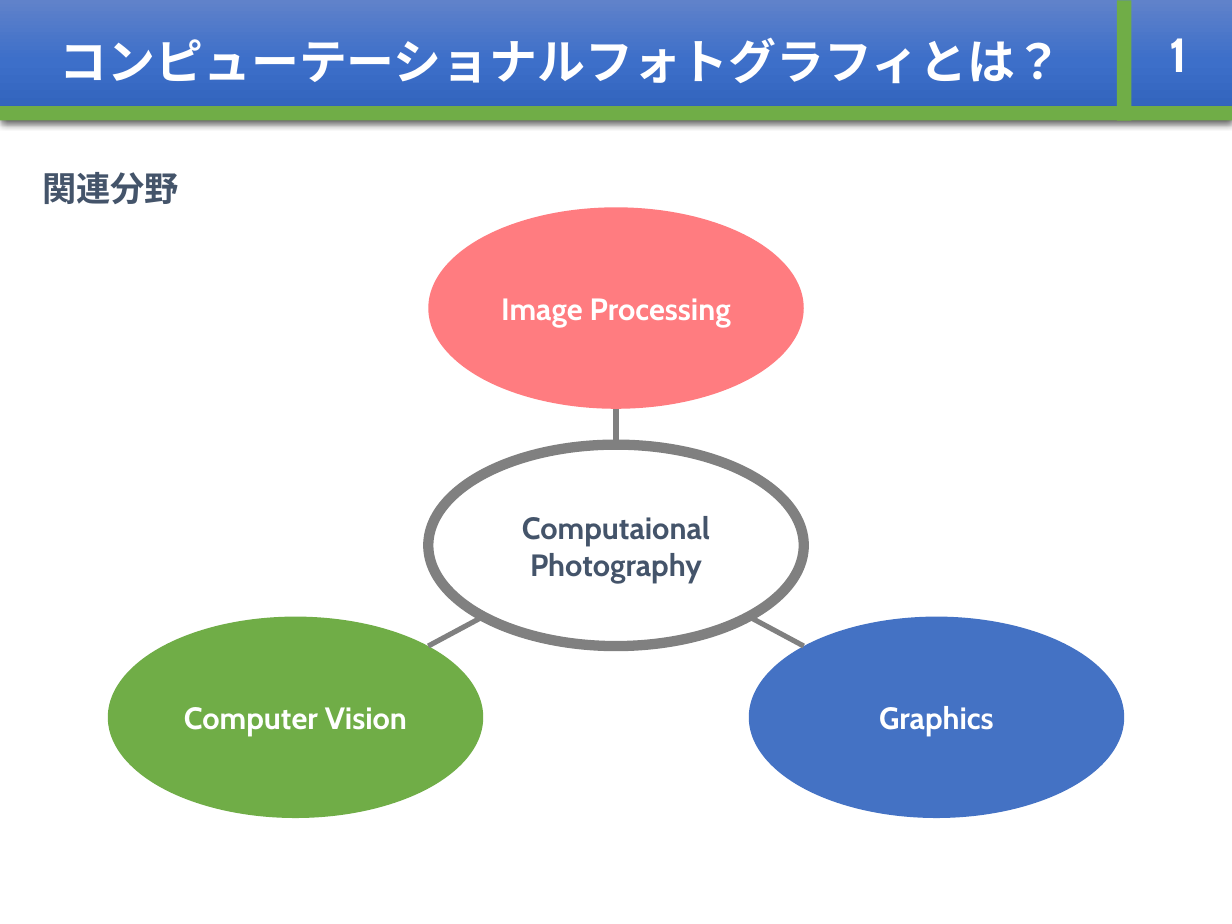
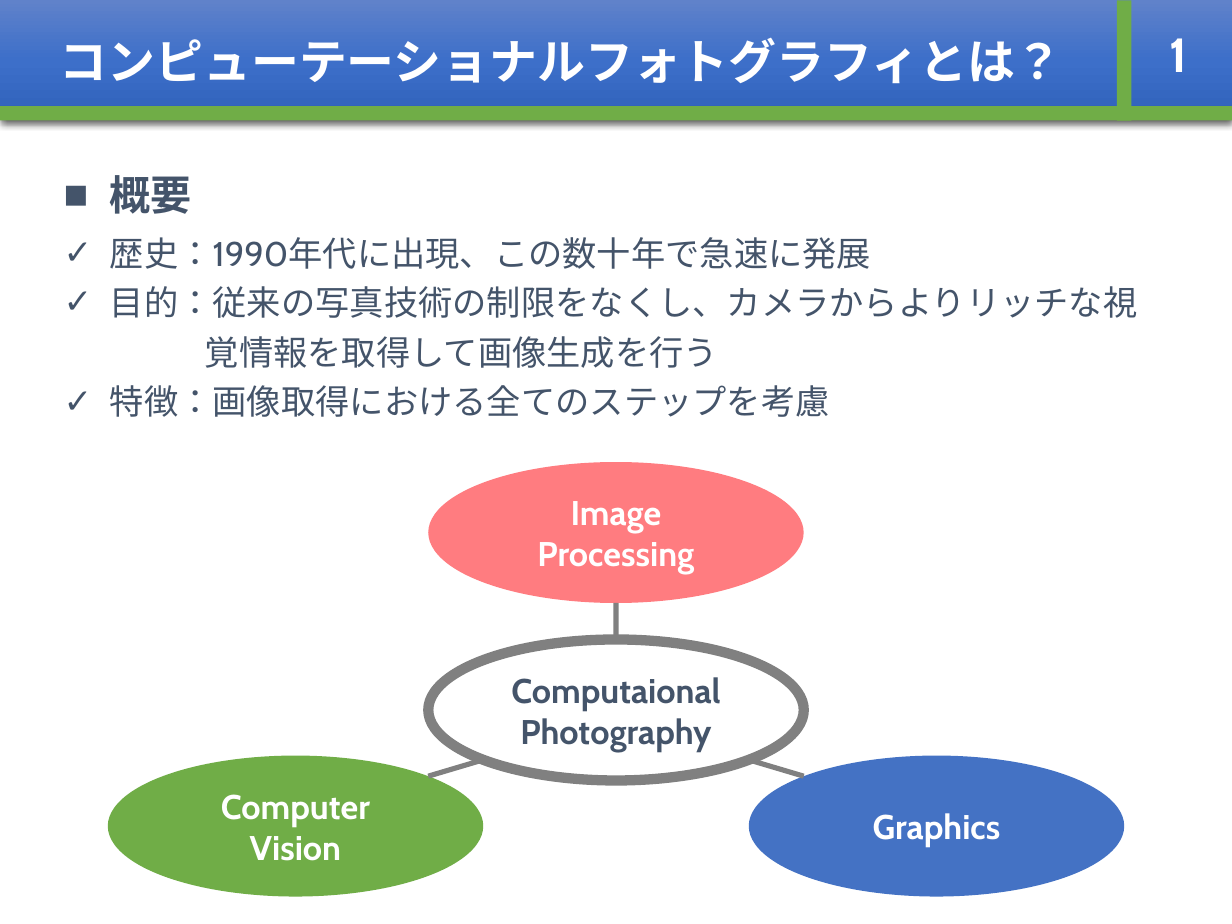
Before and after one commit to whcitizen/citizen_thesis, a slide deck: slide 2 of 03_mid_presentation/mid-presentation_20180219.pptx. Drawn at 1232x924 pixels with LibreOffice and Linux fonts; fonts in the diff are those of the drawing. Boxes give left, top, right and bottom in pixels: in the first picture for what was removed or moved away, otherwise in the second. Text is boxed around its words. In the diff, an @@ line names an element or a change of style, - is before the commit and + after.

```diff
--- a/03_mid_presentation/mid-presentation_20180219.pptx
+++ b/03_mid_presentation/mid-presentation_20180219.pptx
@@ text removed at (x1=42, y1=172, x2=179, y2=204) @@
-関連分野
@@ text added at (x1=110, y1=175, x2=1138, y2=417), 20 pt, text #44546A @@
+■ 概要
+✓ 歴史：1990年代に出現、この数十年で急速に発展
+✓ 目的：従来の写真技術の制限をなくし、カメラからよりリッチな視
+覚情報を取得して画像生成を行う
+✓ 特徴：画像取得における全てのステップを考慮
@@ size 18 to 20 pt in 4 elements at (x1=749, y1=755, x2=1125, y2=896), (x1=107, y1=755, x2=483, y2=896), (x1=429, y1=639, x2=804, y2=780), (x1=429, y1=462, x2=804, y2=602) @@
@@ ellipse "Image Processing" resized from (x1=429, y1=207, x2=804, y2=408) to (x1=429, y1=462, x2=804, y2=602) @@
@@ line moved from (616, 409) - (616, 445) to (616, 602) - (616, 639) @@
@@ ellipse "Computaional" resized from (x1=429, y1=445, x2=804, y2=646) to (x1=429, y1=639, x2=804, y2=780) @@
@@ ellipse "Computer Vision" resized from (x1=107, y1=616, x2=483, y2=817) to (x1=107, y1=755, x2=483, y2=896) @@
@@ line moved from (429, 646) - (483, 616) to (429, 776) - (483, 760) @@
@@ ellipse "Graphics" resized from (x1=749, y1=616, x2=1125, y2=817) to (x1=749, y1=755, x2=1125, y2=896) @@
@@ line moved from (749, 616) - (803, 646) to (749, 760) - (803, 776) @@
```
Also in this commit, not shown: 11 other slides changed, 8 slides added, 3 slides removed.
